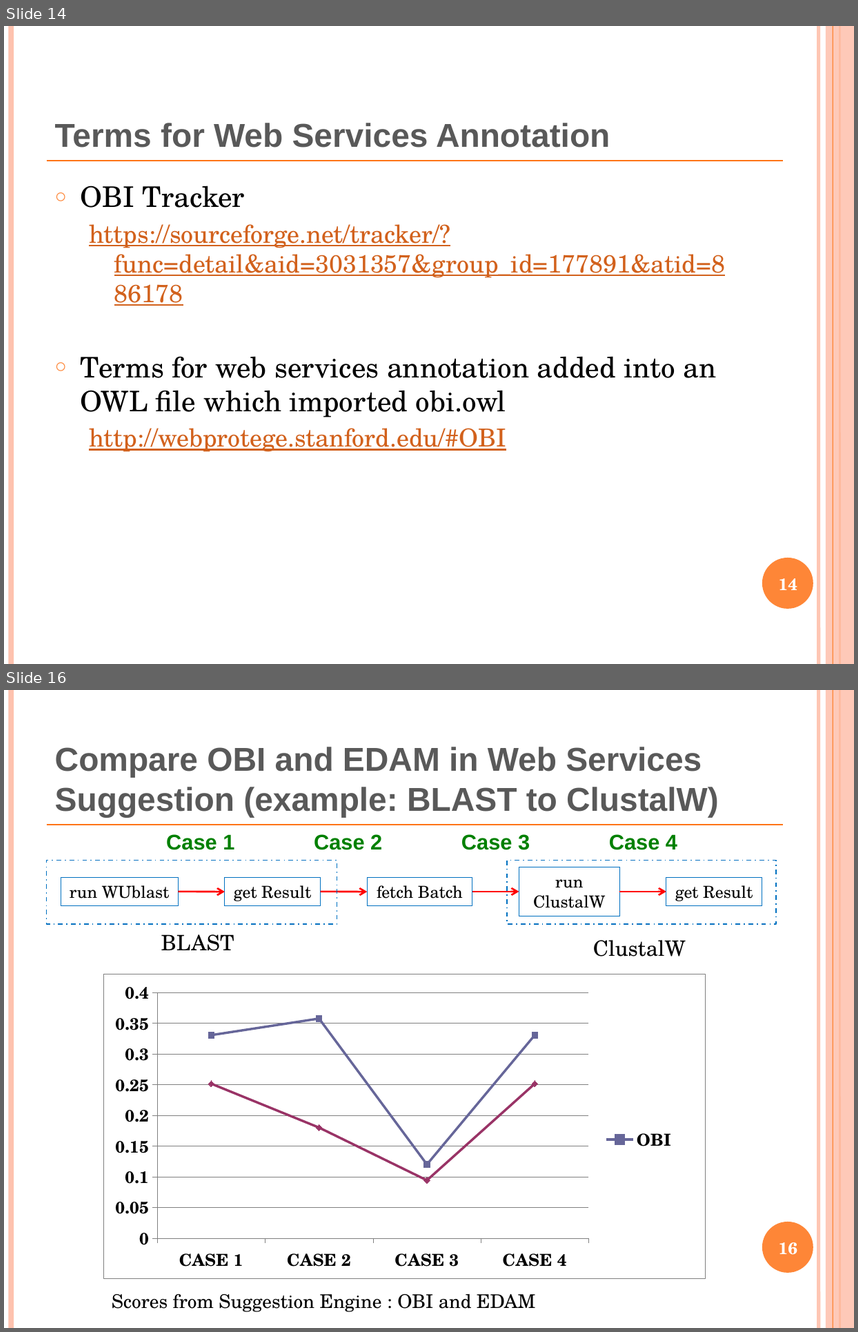
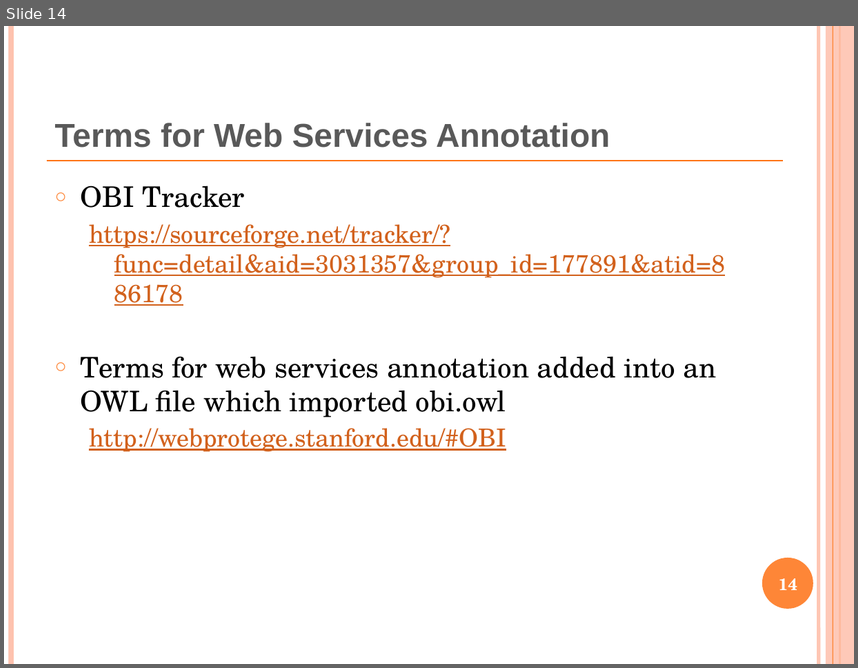
Before and after one commit to obi-ontology/obi-legacy-svn, a slide deck: trunk/docs/presentations/OBI workshop Oct 2011 Philly/WebService.pptx. Shown one above the other, each under a label of ours: slides 14 and 16 before the commit, slide 14 after it; the slides between them are not shown. The pictures are 858x1332 and 858x668 pixels, drawn with LibreOffice and Linux fonts; fonts in the diff are those of the drawing. Boxes give left, top, right and bottom in pixels: in the first picture for what was removed or moved away, otherwise in the second. Text is boxed around its words. In the diff, an @@ line names an element or a change of style, - is before the commit and + after.

```diff
--- a/trunk/docs/presentations/OBI workshop Oct 2011 Philly/WebService.pptx
+++ b/trunk/docs/presentations/OBI workshop Oct 2011 Philly/WebService.pptx
@@ slide 16 removed at (4,690,854,1328), background #FFFFFF; not listed: 7 template elements that a slide beside it also shows @@
@@ title removed at (55,747,719,817) @@
-Compare OBI and EDAM in Web Services Suggestion (example: BLAST to ClustalW)
@@ text removed at (166,834,234,850) @@
-Case 1
@@ text removed at (314,834,382,850) @@
-Case 2
@@ text removed at (461,834,530,850) @@
-Case 3
@@ text removed at (609,834,677,850) @@
-Case 4
@@ rectangle removed at (47,860,337,924) @@
@@ rectangle removed at (507,860,777,924) @@
@@ rectangle removed at (519,867,619,915) @@
-run ClustalW
@@ rectangle removed at (61,877,179,906) @@
-run WUblast
@@ arrow removed from (179, 891) to (225, 891) @@
@@ rectangle removed at (225,877,321,906) @@
-get Result
@@ arrow removed from (320, 891) to (367, 891) @@
@@ rectangle removed at (367,877,473,906) @@
-fetch Batch
@@ arrow removed from (473, 891) to (519, 891) @@
@@ arrow removed from (619, 891) to (666, 891) @@
@@ rectangle removed at (666,877,762,906) @@
-get Result
@@ text removed at (161,934,234,951) @@
-BLAST
@@ text removed at (593,940,686,956) @@
-ClustalW
@@ line chart removed at (103,973,705,1277) @@
-categories: CASE 1, CASE 2, CASE 3, CASE 4
-OBI: 0.33, 0.36, 0.12, 0.33
-EDAM: 0.25, 0.18, 0.09, 0.25
@@ rectangle removed at (578,1185,670,1235) @@
@@ page number removed at (779,1242,798,1254) @@
-16
@@ text removed at (112,1294,535,1312) @@
-Scores from Suggestion Engine : OBI and EDAM
```
Also in this commit, not shown: 4 slides changed, 1 slide added, 6 other slides removed, 2 other files.
